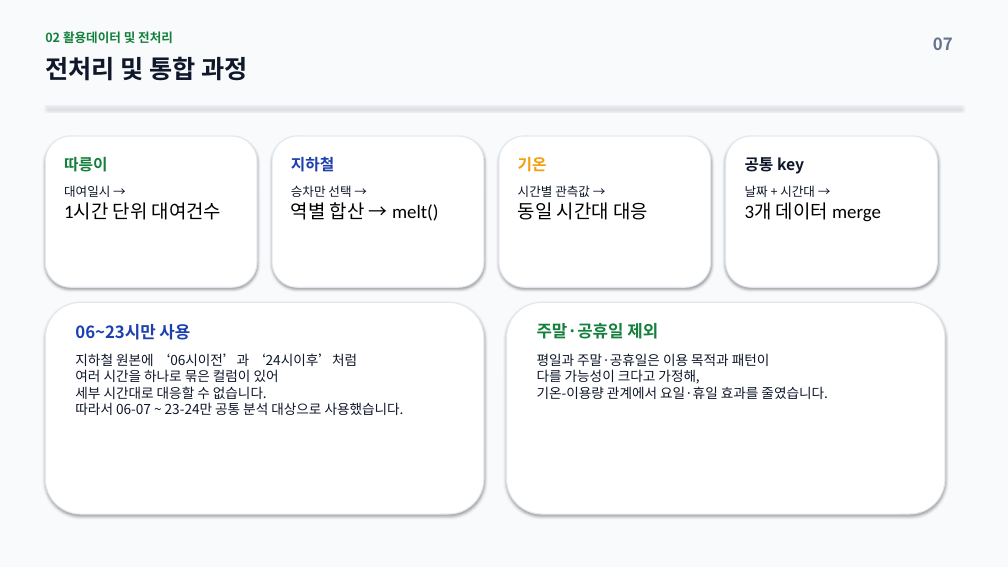
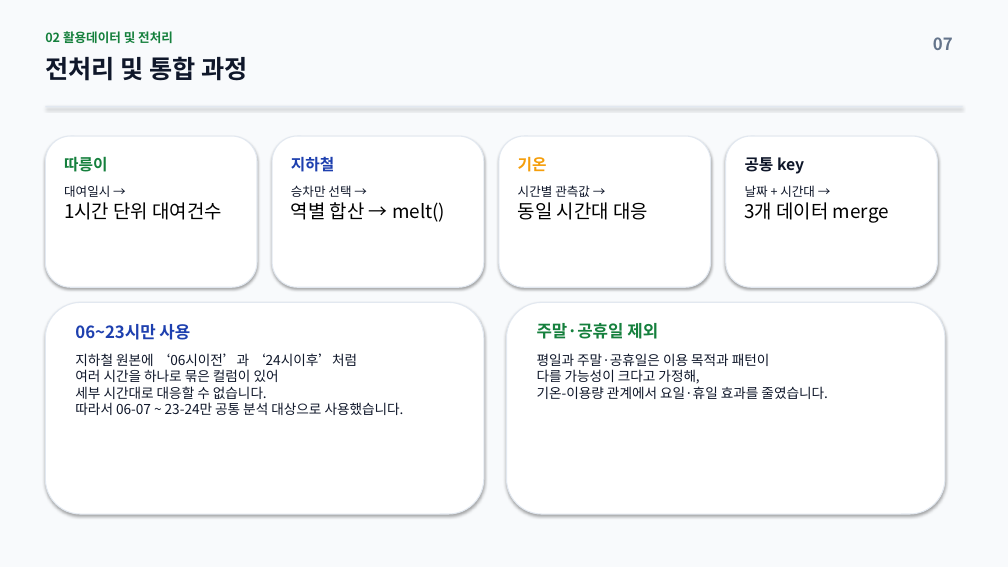
Before and after one commit to tykwon-git/tyk_python_project, a slide deck: slide 7 of 기온에_따른_서울시_따릉이_지하철_분석.pptx. Drawn at 1008x567 pixels with LibreOffice and Linux fonts; fonts in the diff are those of the drawing. Boxes give left, top, right and bottom in pixels: in the first picture for what was removed or moved away, otherwise in the second. Text is boxed around its words. In the diff, an @@ line names an element or a change of style, - is before the commit and + after.

```diff
--- a/기온에_따른_서울시_따릉이_지하철_분석.pptx
+++ b/기온에_따른_서울시_따릉이_지하철_분석.pptx
@@ text at <box>64,185,223,220</box>: font Calibri to Noto Sans CJK KR in "1시간 단위 대여건수" @@
@@ text at <box>291,185,445,222</box>: font Calibri to Noto Sans CJK KR in "역별 합산 → melt()" @@
@@ text at <box>745,185,889,223</box>: font Calibri to Noto Sans CJK KR in "3개 데이터 merge" @@
```
Also in this commit, not shown: 15 other slides changed, 1 other file.
